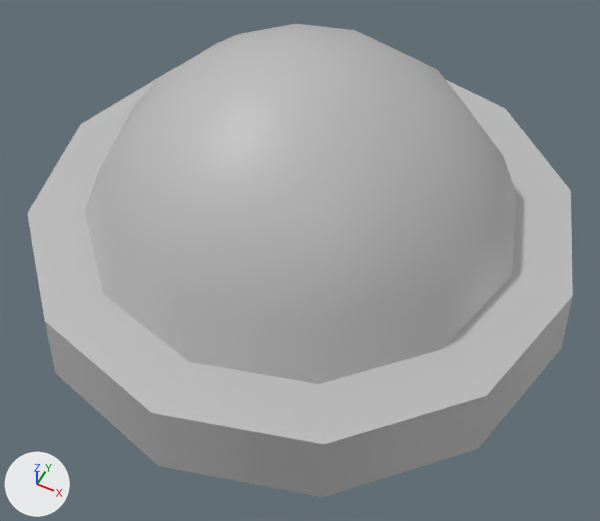
The FBX model Assets/MiniGames/Repair/Models/Red_Light.fbx, before and after one commit.
Both versions are drawn from a 50 mm camera at (11.385, 0.25, 2.748) aimed at (10.829, 1.361, 1.358). The lights are fixed; the arrows at lower left show +X, +Y and +Z. Where no turn or scale is listed for an object, it has been applied to the vertices.

Objects in the first picture: 'Red_Light'.
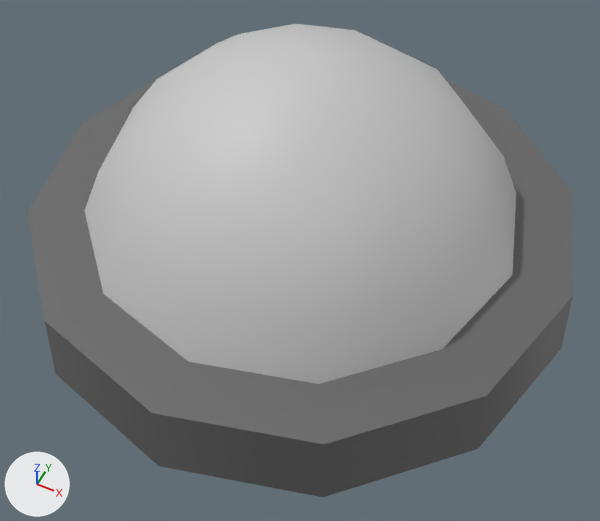
The change in detail:
Material 'Fuel_Grey_Dark' (mat_fuel_grey_dark) is new.
Its base color is (0.133, 0.133, 0.133) (dark grey #666666).
Its roughness is 0.553.
Material 'Fuel_Grey_Light' (mat_fuel_grey_light) is new.
Its base color is (0.584, 0.584, 0.584) (light grey #c9c9c9).
Its roughness is 0.553.
me_mesh has 85 vertices, 84 faces and spans x -0.651..0.651, y -0.651..0.651, z -0.032..0.521.
me_mesh is used by ob_red_light; location (10.766, 1.5, 1.25).
me_mesh part 1: all 24 faces centred in x -0.599..0.599, y -0.599..0.599, z 0.055..0.143 switch from mat_lambert1 (grey #bcbcbc) to mat_fuel_grey_dark (dark grey #666666).
me_mesh part 2: all 60 faces centred in x -0.445..0.445, y -0.445..0.445, z 0.202..0.509 switch from mat_lambert1 (grey #bcbcbc) to mat_fuel_grey_light (light grey #c9c9c9).

Where the change shows, as pixel boxes (x1, y1, x2, y2) in the pictures (600 x 521 px):
part 1 of me_mesh, recoloured
    both: (27, 68, 573, 497)
part 2 of me_mesh, recoloured
    both: (85, 24, 516, 384)
